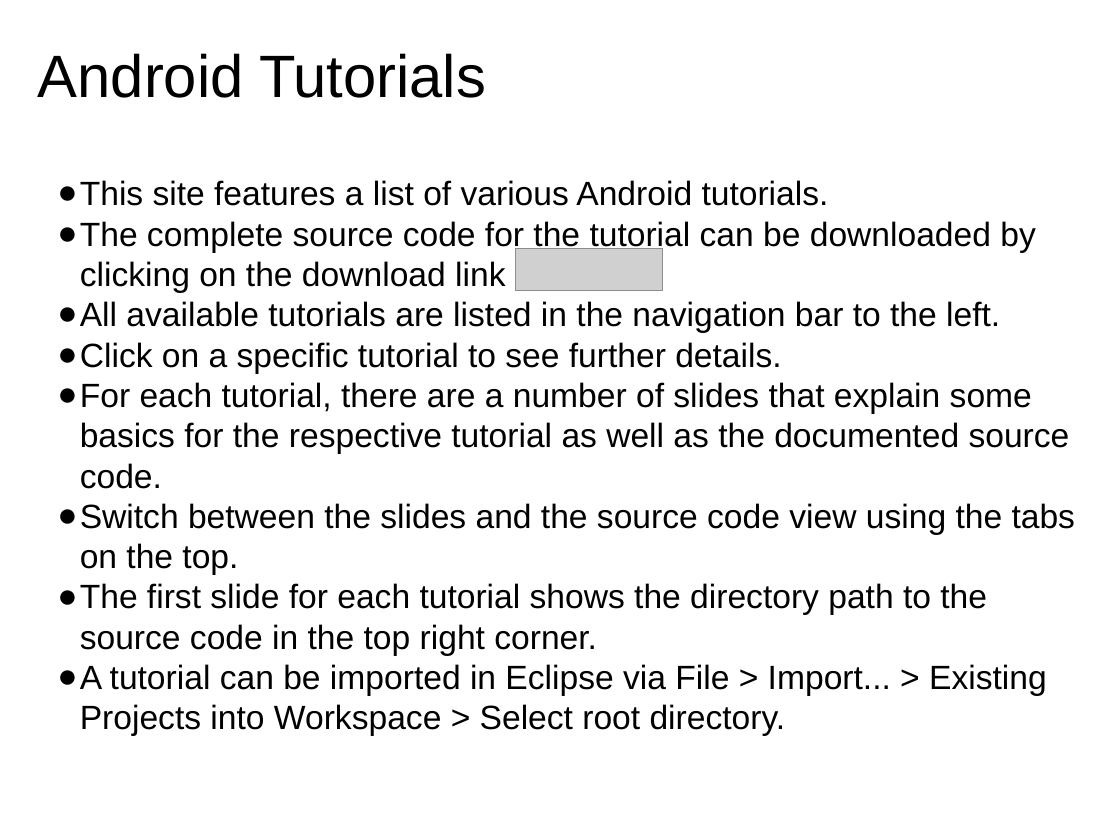
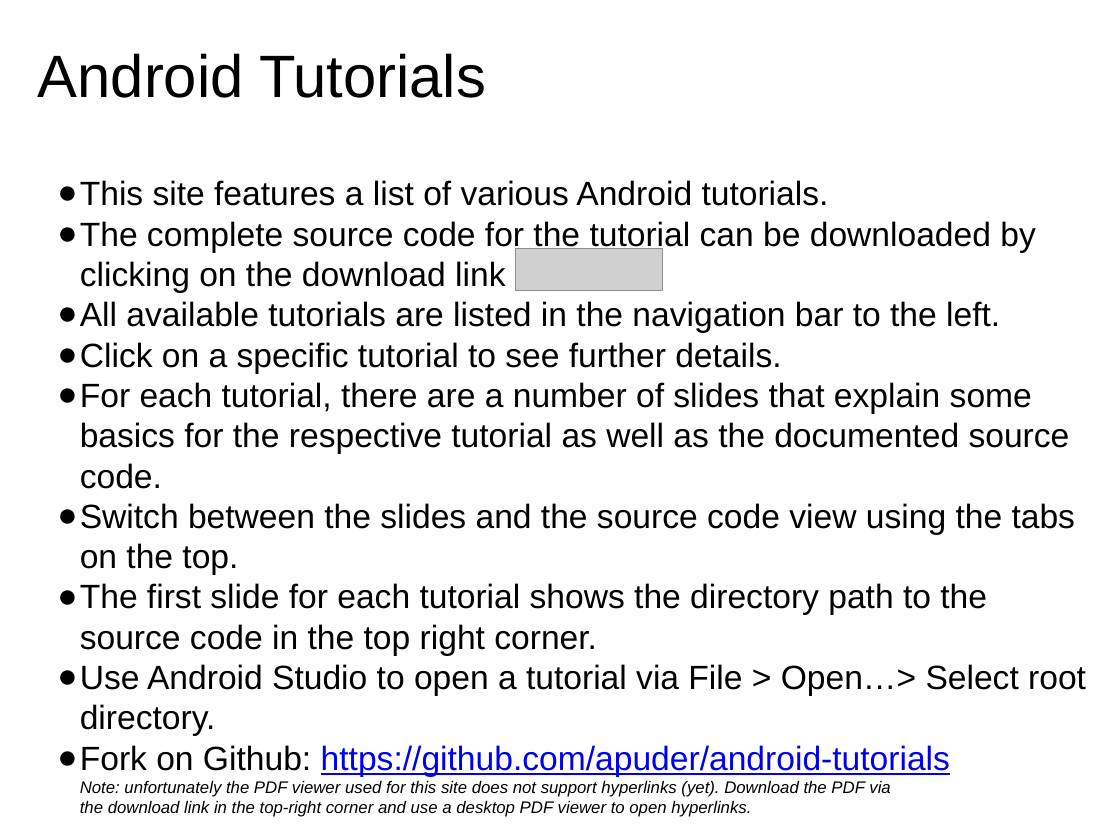
Before and after one commit to apuder/android-tutorials, a slide deck: slide 1 of doc/website/doc/slides.pptx. Drawn at 1120x840 pixels with LibreOffice and Linux fonts; fonts in the diff are those of the drawing; grey boxes stand for pictures. Boxes give left, top, right and bottom in pixels: in the first picture for what was removed or moved away, otherwise in the second. Text is boxed around its words. In the diff, an @@ line names an element or a change of style, - is before the commit and + after.

Commit message:
Updates to the intro-slides

```diff
--- a/doc/website/doc/slides.pptx
+++ b/doc/website/doc/slides.pptx
@@ text at (80, 664, 1086, 817): text changed; size 24 to 12 pt; italic on @@
-● A tutorial can be imported in Eclipse via File > Import... > Existing Projects into Workspace > Select root directory.
+● Use Android Studio to open a tutorial via File > Open…> Select root directory.
+● Fork on Github: https://github.com/apuder/android-tutorials
+  Note: unfortunately the PDF viewer used for this site does not support hyperlinks (yet). Download the PDF via
+  the download link in the top-right corner and use a desktop PDF viewer to open hyperlinks.
```
Also in this commit, not shown: 1 other file.
